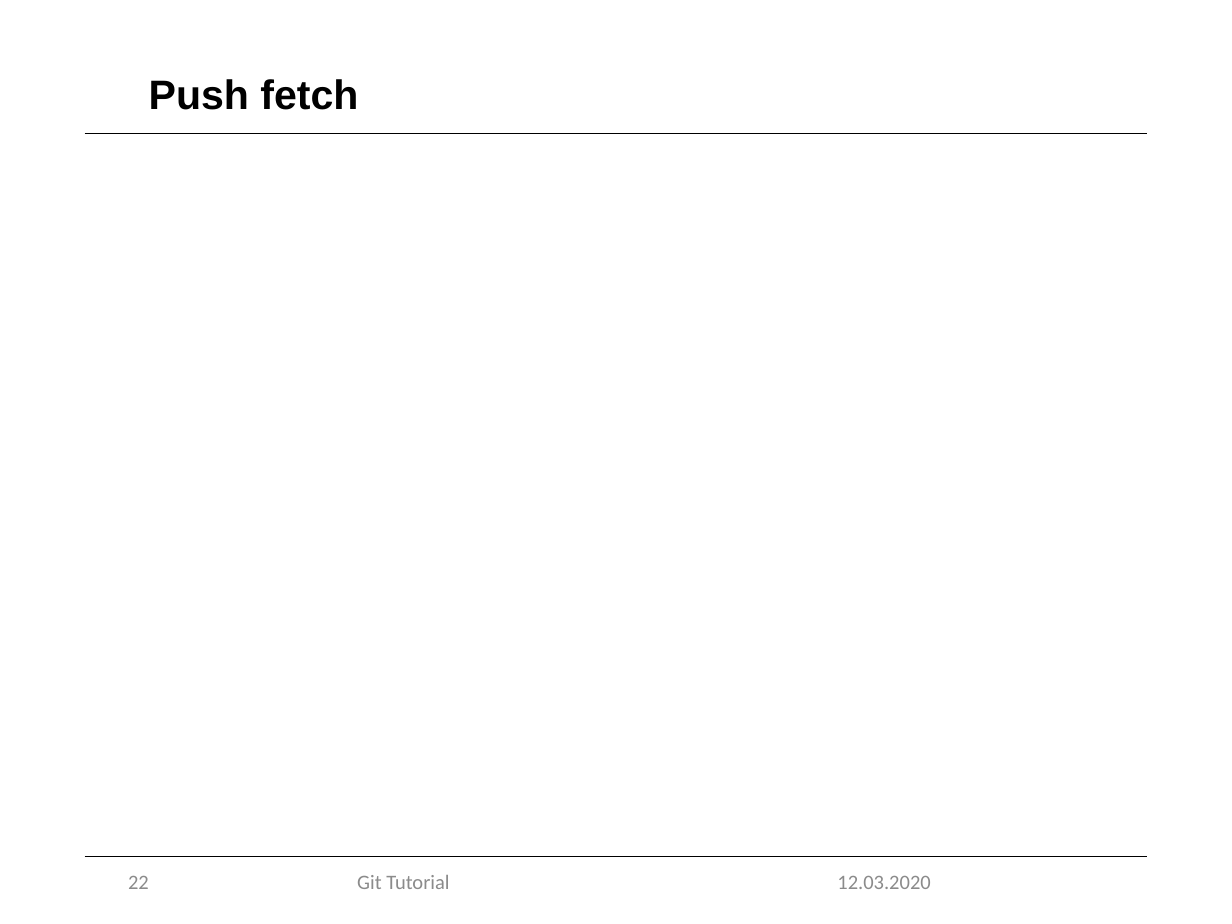
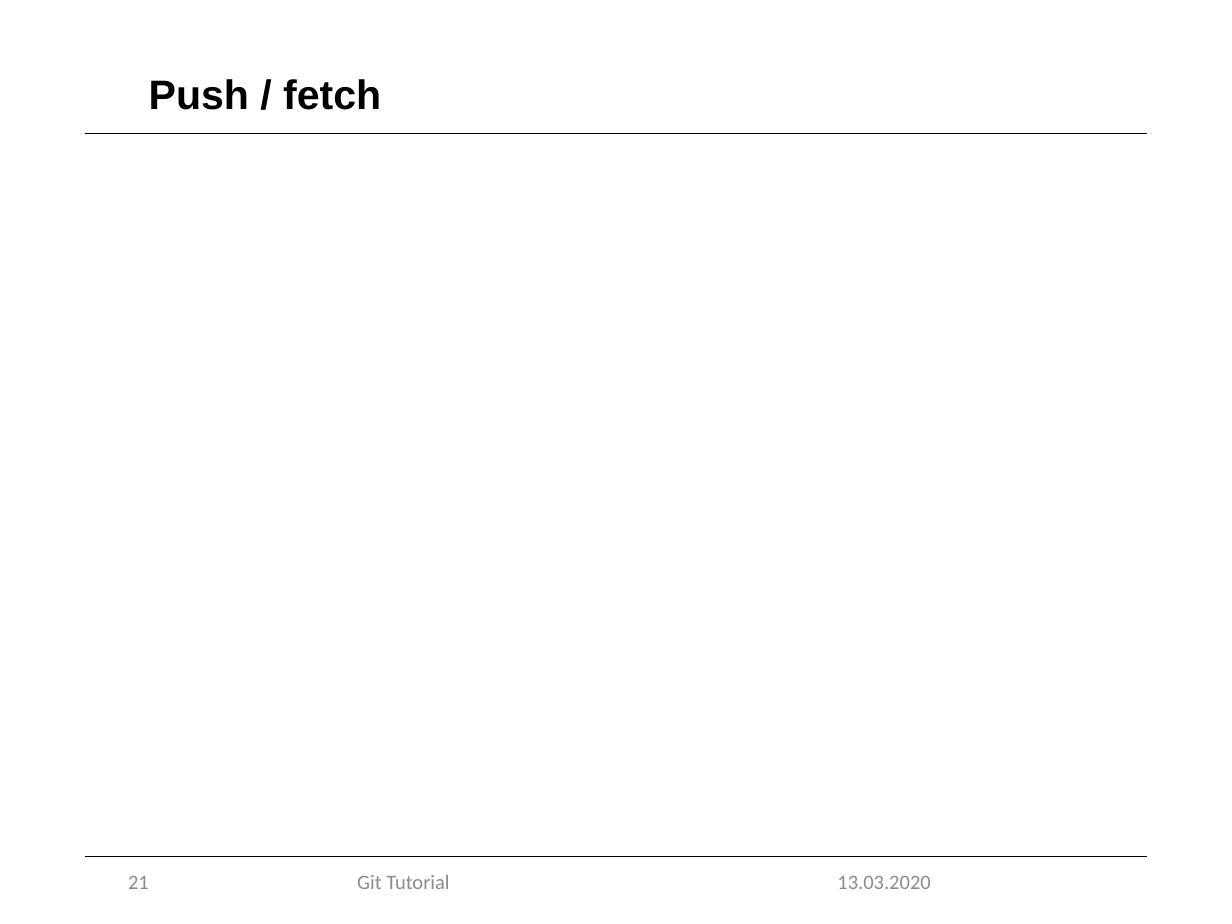
Before and after one commit to marcretzlaff/projektarbeit, a slide deck: slide 21 of Präsentation-90min/Präsentation-90min.pptx (slide 22 before the commit). Drawn at 1232x924 pixels with LibreOffice and Linux fonts; fonts in the diff are those of the drawing; background and template pictures are left out. Boxes give left, top, right and bottom in pixels: in the first picture for what was removed or moved away, otherwise in the second. Text is boxed around its words. In the diff, an @@ line names an element or a change of style, - is before the commit and + after.

```diff
--- a/Präsentation-90min/Präsentation-90min.pptx
+++ b/Präsentation-90min/Präsentation-90min.pptx
@@ title at [149,79,381,110]: text changed @@
-Push fetch
+Push / fetch
@@ page number at [128,876,149,889]: text changed @@
-22
+21
@@ text at [837,876,930,889]: text changed @@
-12.03.2020
+13.03.2020
```
Also in this commit, not shown: 19 other slides changed, 9 slides added, 10 slides removed.
